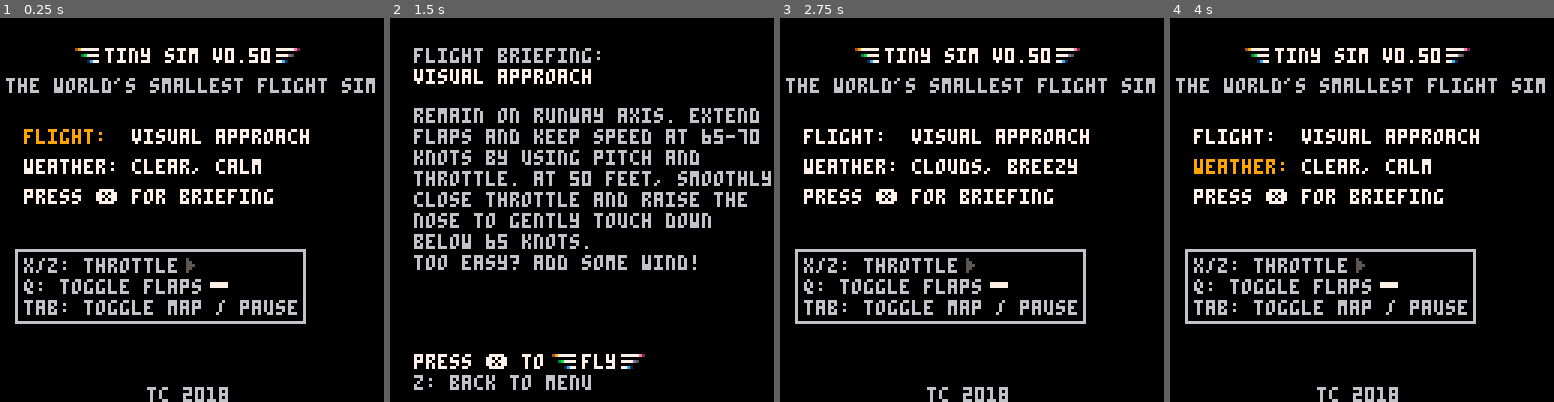
Above: before the commit, frames 1-4 (left to right).
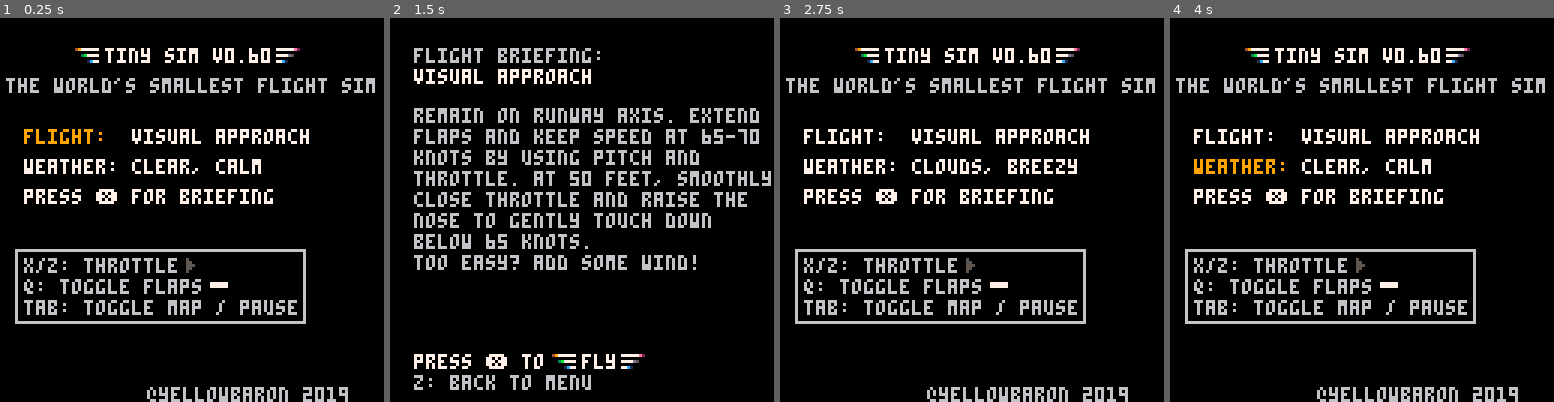
Above: after the commit, the same moments.

Repository: freds72/tiny_sim
Game: PICO-8 cartridge carts/tinysim.p8
Same seed, same stepped clock (60 frames per second), same inputs: the game is played once before the commit and once after it.
Inputs:
- Up to frame 1 (0.25 s): no input
- Up to frame 2 (1.5 s): tap X (X key) at 0.33, 1.07 s; tap O (Z key) at 0.7 s
- Up to frame 3 (2.75 s): hold Right 1.6-2.1 s; tap O (Z key) at 1.7, 2.1, 2.5 s; tap X (X key) at 1.85 s; hold Up 2.15-2.42 s; hold Right from 2.47 s (still down)
- Up to frame 4 (4 s): tap O (Z key) at 2.9, 3.3, 3.7 s; tap X (X key) at 2.97 s; release Right at 3.03 s; hold Left 3.08-3.58 s; hold Down 3.63-3.97 s

The runs differ from the first frame. In frame 1, 0.9% of the frame differs, in the area x 38-91%, y 7-100%; in frame 2, nothing differs; in frame 3, 0.9%; in frame 4, 0.9%.

Commit message:
changed version number

Diff:
--- a/carts/tinysim.p8
+++ b/carts/tinysim.p8
@@ -567,7 +567,7 @@
   cls()
   spr(2,25,10)
   spr(3,92,10)
-  print("tiny sim v0.50",35,10,7)
+  print("tiny sim v0.60",35,10,7)
   print("the world's smallest flight sim",2,20,6)
   print("flight:",8,37,item==0 and c or 7)
   print(scenarios[scen][1],44,37,7)
@@ -580,7 +580,7 @@
   rect(5,77,101,101,6)
   rectfill(70,88,75,89,7) --flaps
   spr(4,62,80) --throttle
-  print("tc 2018",49,123,6)
+  print("@yellowbaron 2019",49,123,6)
 end
 
 function drawmap(message)
